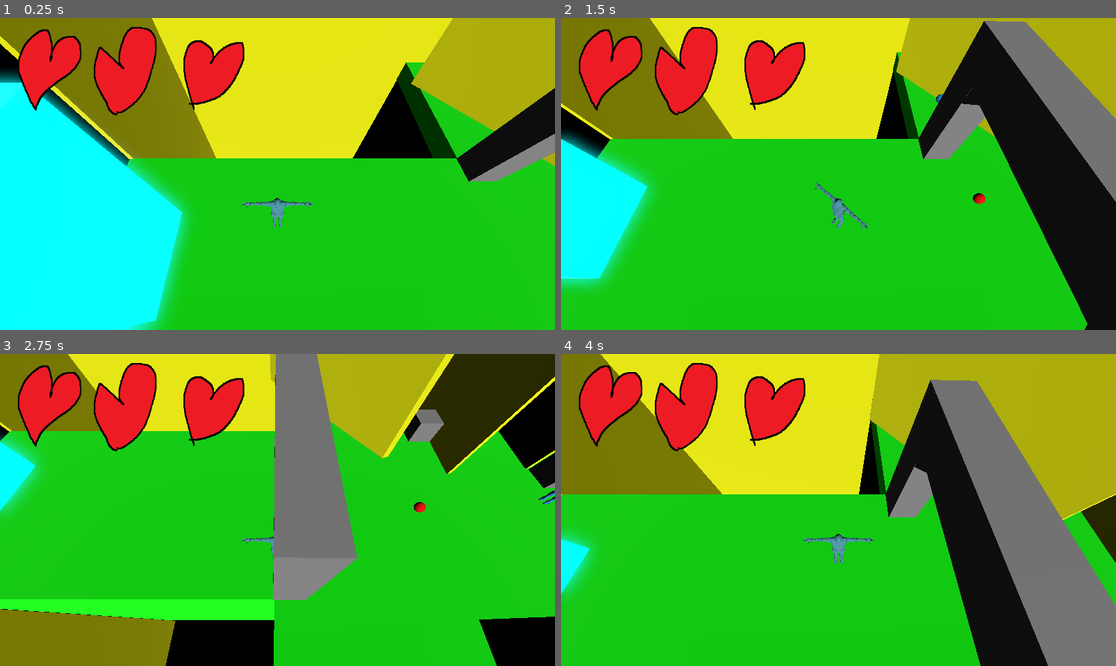
Above: before the commit, frames 1-4 (two rows, left to right).
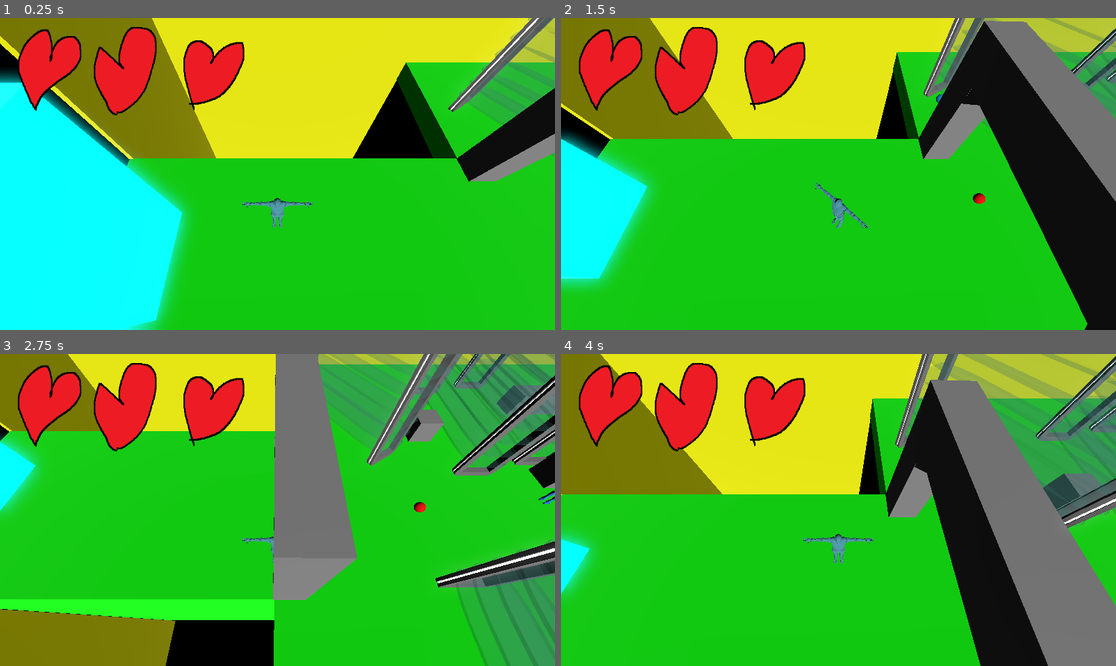
Above: after the commit, the same moments.

Repository: Alvin-Cha/Game-Skripsi
Game: Godot game, scene res://scenes/main/world.tscn
Two runs of this game, one before a commit and one after it. Both use one fixed random seed, a clock stepped at 60 frames per second and the inputs below.
Inputs (mouse positions are in pixels of both pictures, inside the frame that each line leads up to):
- Up to frame 1 (0.25 s): no input
- Up to frame 2 (1.5 s): tap Enter (ui_accept) at 0.5, 0.77 s; move the mouse to (960, 158) at 0.52 s; hold D 0.53-1.28 s; tap F at 0.6, 1.35 s; click (960, 158) at 0.67 s; move the mouse to (727, 189) at 1.27 s; hold S from 1.28 s (still down)
- Up to frame 3 (2.75 s): tap Enter (ui_accept) at 1.52 s; move the mouse to (333, 441) at 2.02 s; release S at 2.03 s; hold D from 2.03 s (still down); tap F at 2.1 s
- Up to frame 4 (4 s): move the mouse to (810, 572) at 2.77 s; release D at 2.78 s; hold W 2.78-3.53 s; tap F at 2.85, 3.6 s; click (810, 572) at 2.92 s; tap Enter (ui_accept) at 3.02, 3.77 s; move the mouse to (1005, 556) at 3.52 s; hold A from 3.53 s (still down)

The runs differ from the first frame. In frame 1, 6.8% of the frame differs, in the area x 74-100%, y 0-48%; in frame 2, 5.5%; in frame 3, 19%, in the area x 48-100%, y 0-100%; in frame 4, 13%.

Commit message:
forgot this thing

Diff:
--- a/scenes/main/world.tscn
+++ b/scenes/main/world.tscn
@@ -5,6 +5,7 @@
 [ext_resource type="PackedScene" uid="uid://bmn4chwcx6y5v" path="res://scenes/enemy/enemy.tscn" id="2_iubku"]
 [ext_resource type="Material" uid="uid://nomou70bjtjq" path="res://Wall.tres" id="4_526id"]
 [ext_resource type="Script" uid="uid://c1lajj7g646oc" path="res://scripts/teleport.gd" id="5_teleport"]
+[ext_resource type="PackedScene" uid="uid://bghbi3of1tu40" path="res://assets/furniture/shelf_final.glb" id="6_yshnf"]
 
 [sub_resource type="Environment" id="Environment_526id"]
 background_mode = 1
@@ -165,38 +166,20 @@
 transform = Transform3D(0.61613256, 0.78560734, 0.05687041, -0.7871861, 0.6166891, 0.00938349, -0.027696392, -0.050544396, 0.99834085, -3.1789365, 2.9190786, 0.11872959)
 size = Vector3(1, 1, 0.9867888)
 
-[node name="Shelf4" type="CSGBox3D" parent="Placeholders" unique_id=2044544273]
-transform = Transform3D(-0.00872971, 0, 0.0004906607, 0, 1.1084374, 0, -0.004277381, 0, -0.008605354, -5.5637493, 3.5621653, 9.204916)
-use_collision = true
-size = Vector3(25.704943, 4.6449738, 666.1796)
-material = ExtResource("4_526id")
+[node name="shelf2" parent="." unique_id=1354377686 instance=ExtResource("6_yshnf")]
+transform = Transform3D(1, 0, 0, 0, 1, 0, 0, 0, 1.5723562, -3.0626247, 2.4019828, -2.112114)
 
-[node name="Shelf6" type="CSGBox3D" parent="Placeholders" unique_id=1653439007]
-transform = Transform3D(-0.001072929, 0, 0.007525695, 0, 1.1084384, 0, -0.009661901, 0, -0.0042019975, 2.5651236, 3.6482773, 10.003277)
-use_collision = true
-size = Vector3(455.63766, 4.6449738, 24.704193)
-material = ExtResource("4_526id")
+[node name="Shelf1" parent="." unique_id=1744699446 instance=ExtResource("6_yshnf")]
+transform = Transform3D(0.82982665, 0, 0.86802715, 0, 1, 0, -0.5580213, 0, 1.2908326, -8.273419, 2.4019828, -2.5183218)
 
-[node name="Shelf7" type="CSGBox3D" parent="Placeholders" unique_id=1036645894]
-transform = Transform3D(0.0034914366, 0.92792493, 0.004478691, 0.00043020956, 0.47248995, -0.0070289834, -0.009062486, 0.37992448, -0.0021971823, -0.5813134, 1.952646, 9.802189)
-use_collision = true
-size = Vector3(379.69916, 4.398432, 35.163025)
-material = ExtResource("4_526id")
+[node name="shelf3" parent="." unique_id=925464519 instance=ExtResource("6_yshnf")]
+transform = Transform3D(1, 0, 0, 0, 1, 0, 0, 0, 1.572, -0.18151659, 2.4019818, -2.6975374)
 
-[node name="Shelf1" type="CSGBox3D" parent="Placeholders" unique_id=1036974151]
-transform = Transform3D(-0.17085287, 0, 0.03201256, 0, 1.0528239, 0, -0.21690162, 0, -0.010792749, -8.994839, 3.3225794, -3.3247032)
-use_collision = true
-size = Vector3(29.681091, 4.645, 9.256086)
-material = ExtResource("4_526id")
+[node name="shelf4" parent="." unique_id=1348148234 instance=ExtResource("6_yshnf")]
+transform = Transform3D(1, 0, 0, 0, 1, 0, 0, 0, 1.572, -5.4939384, 2.4019837, 8.225422)
 
-[node name="Shelf2" type="CSGBox3D" parent="Placeholders" unique_id=794799190]
-transform = Transform3D(7.753575e-05, 0, 0.00796992, 0, 1.1084386, 0, -0.009720982, 0, -0.0032822608, -3.9578187, 3.3661404, -2.745448)
-use_collision = true
-size = Vector3(733.5288, 4.6449738, 31.357548)
-material = ExtResource("4_526id")
+[node name="shelf5" parent="." unique_id=1248120957 instance=ExtResource("6_yshnf")]
+transform = Transform3D(0.9892599, 0, 0.22977471, 0, 1, 0, -0.14616711, 0, 1.5551165, 3.3545551, 2.4019828, 8.65313)
 
-[node name="Shelf3" type="CSGBox3D" parent="Placeholders" unique_id=1610525817]
-transform = Transform3D(0.0006507351, 0, 0.008149631, 0, 1.108438, 0, -0.009699491, 0, -0.0028064917, -0.23925681, 3.4253235, -2.6919317)
-use_collision = true
-size = Vector3(663.6896, 4.6449738, 37.145027)
-material = ExtResource("4_526id")
+[node name="shelf6" parent="." unique_id=901062102 instance=ExtResource("6_yshnf")]
+transform = Transform3D(0.54223704, 0.84012645, -0.020268396, -0.840201, 0.542274, -0.0011103286, 0.006398447, 0.011215933, 1.571869, -1.094553, 2.7547376, 7.6028786)
